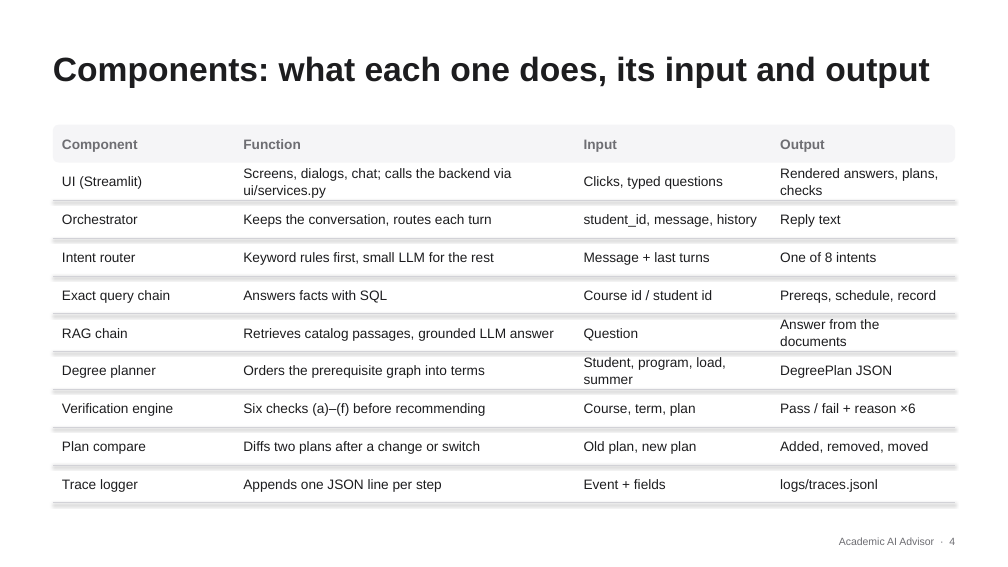
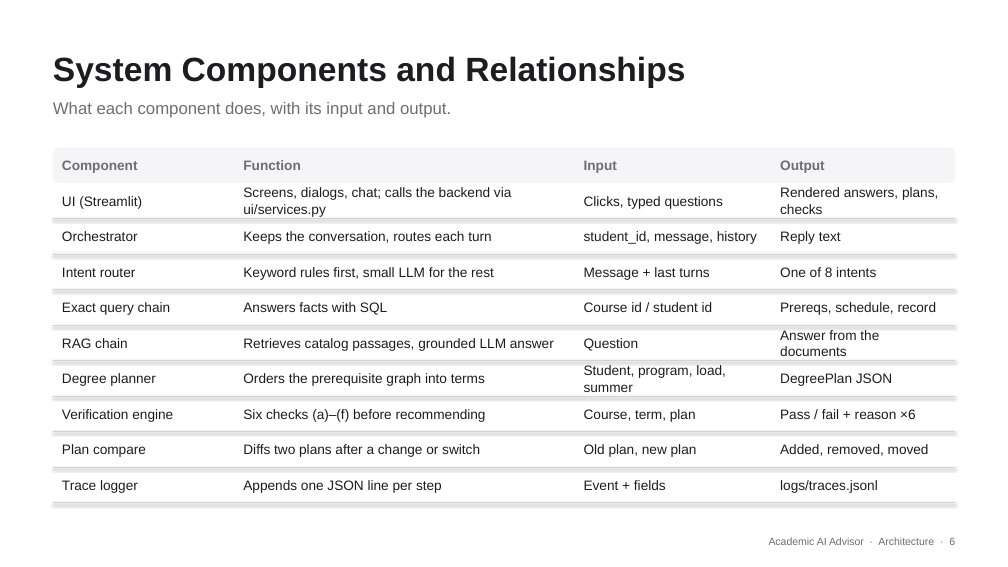
Before and after one commit to JordanTaylorGit/CSE-4392-AI-Academic-Advisor, a slide deck: slide 6 of deliverables/AI_Advisor_Presentation.pptx (slide 4 before the commit). Drawn at 1008x567 pixels with LibreOffice and Linux fonts; fonts in the diff are those of the drawing. Boxes give left, top, right and bottom in pixels: in the first picture for what was removed or moved away, otherwise in the second. Text is boxed around its words. In the diff, an @@ line names an element or a change of style, - is before the commit and + after.

```diff
--- a/deliverables/AI_Advisor_Presentation.pptx
+++ b/deliverables/AI_Advisor_Presentation.pptx
@@ text added at box(53, 56, 685, 88), 32 pt, text #1D1D1F, bold @@
+System Components and Relationships
@@ text at box(53, 102, 451, 118): text changed; size 32 to 16 pt; text colour #1D1D1F to #6E6E73; bold off @@
-Components: what each one does, its input and output
+What each component does, with its input and output.
@@ 12 texts, 1 line, 1 rounded rectangle: place and size @@
-12 texts, 1 line, 1 rounded rectangle at box(53, 125, 955, 227)
+12 texts, 1 line, 1 rounded rectangle at box(53, 147, 955, 244)
@@ 8 texts, 2 lines: place and size @@
-8 texts, 2 lines at box(53, 238, 955, 303)
+8 texts, 2 lines at box(53, 254, 955, 315)
@@ 8 texts, 2 lines: place and size @@
-8 texts, 2 lines at box(53, 314, 955, 384)
+8 texts, 2 lines at box(53, 325, 955, 392)
@@ 4 texts, 2 lines: place and size @@
-4 texts, 2 lines at box(53, 389, 955, 427)
+4 texts, 2 lines at box(53, 396, 955, 432)
@@ text at box(769, 537, 955, 545): text changed @@
-Academic AI Advisor · 4
+Academic AI Advisor · Architecture · 6
```
Also in this commit, not shown: 19 other slides changed, 9 slides added, 2 slides removed, 1 other file.
